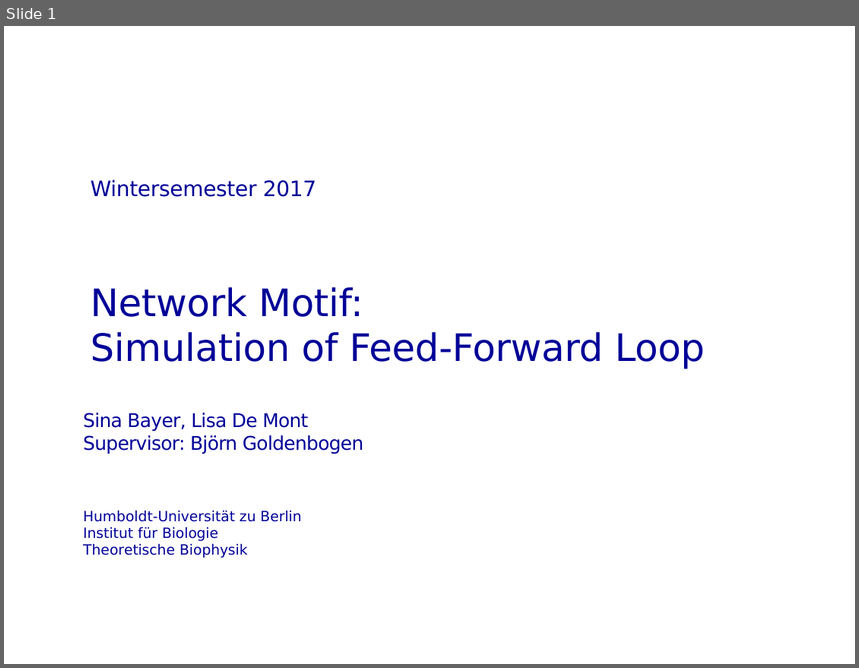
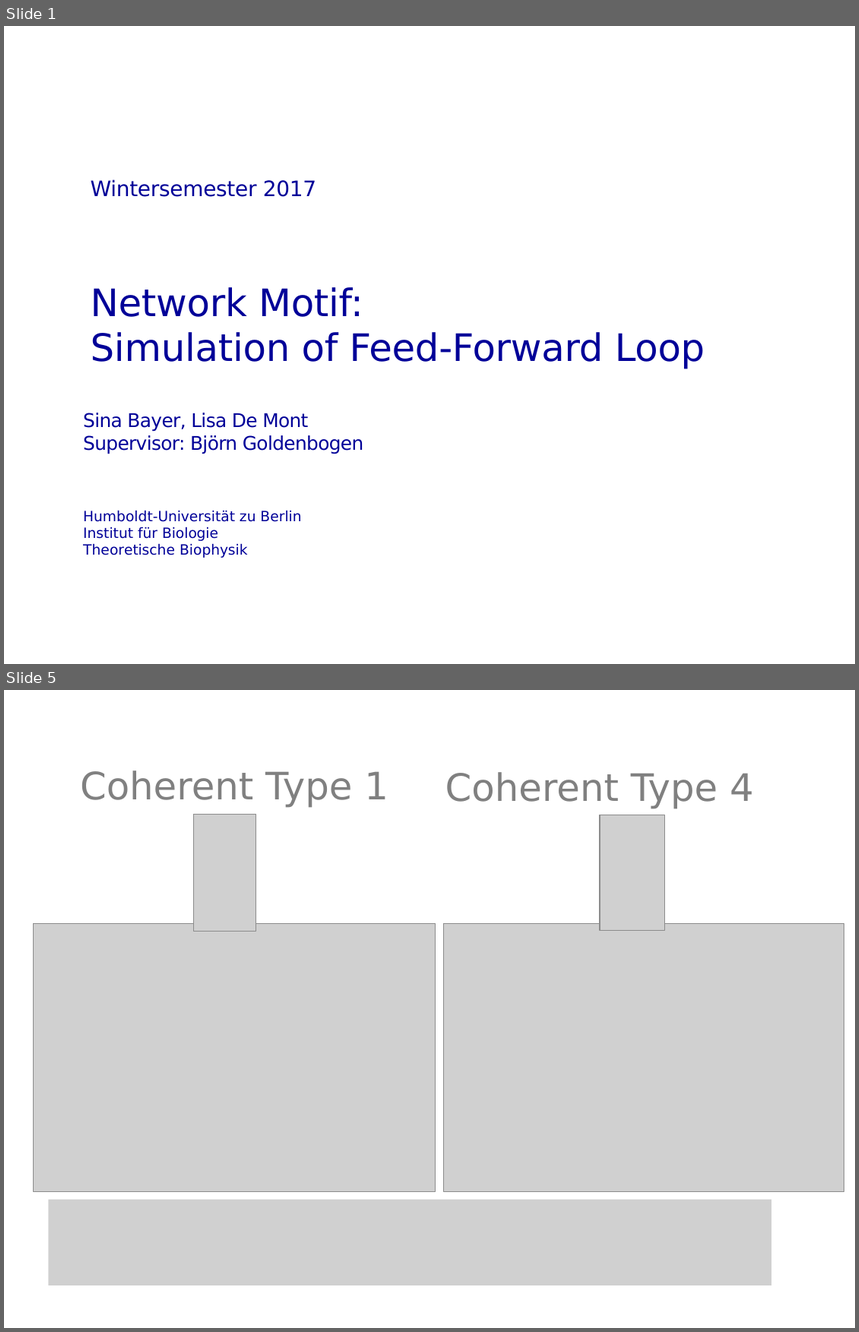
Before and after one commit to montelis/Feed-Forward-Loop, a slide deck: Feed Forward Loop Presentation.pptx. Shown one above the other, each under a label of ours: slide 1 before the commit, slides 1 and 5 after it; the slides between them are not shown. The pictures are 859x668 and 859x1332 pixels, drawn with LibreOffice and Linux fonts; fonts in the diff are those of the drawing; grey boxes stand for pictures; background and template pictures are left out. Boxes give left, top, right and bottom in pixels: in the first picture for what was removed or moved away, otherwise in the second. Text is boxed around its words. In the diff, an @@ line names an element or a change of style, - is before the commit and + after.

```diff
--- a/Feed Forward Loop Presentation.pptx
+++ b/Feed Forward Loop Presentation.pptx
@@ slide 5 added at box(4, 690, 855, 1328), background #FFFFFF @@
@@ title added at box(80, 771, 389, 808), 32 pt, text #808080 @@
+Coherent Type 1
@@ text added at box(446, 772, 754, 809), 32 pt, text #808080 @@
+Coherent Type 4
@@ picture added at box(194, 815, 256, 931) @@
@@ picture added at box(600, 815, 665, 930) @@
@@ picture added at box(34, 924, 436, 1192) @@
@@ picture added at box(444, 924, 845, 1192) @@
@@ picture added at box(48, 1200, 772, 1286) @@
```
Also in this commit, not shown: 3 slides changed, 11 other slides added, 6 slides removed.
